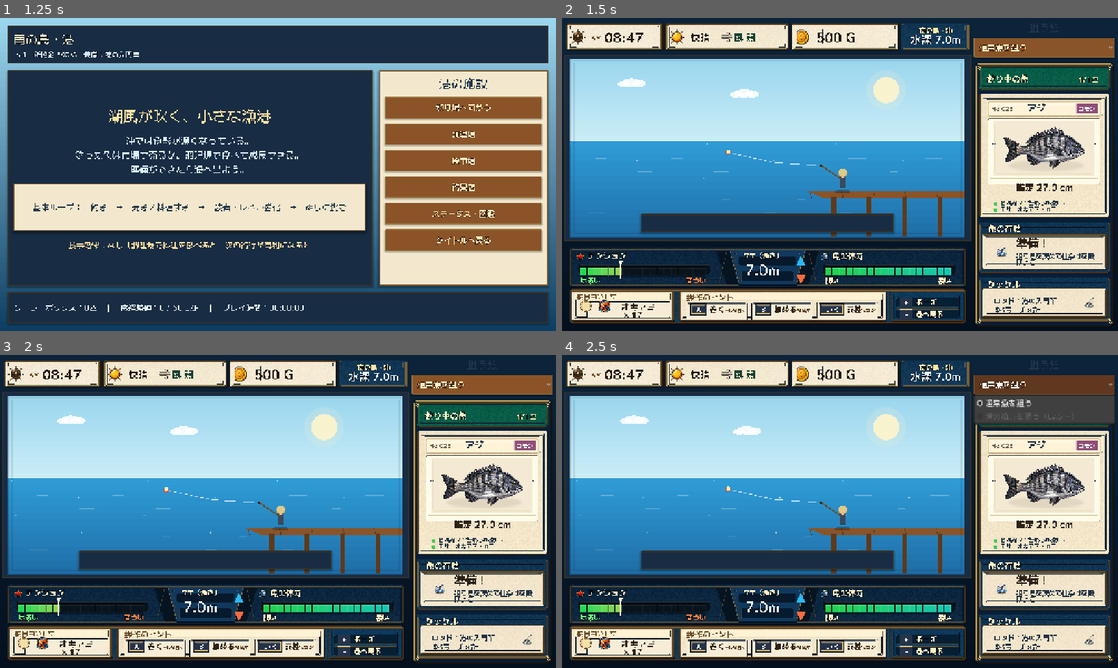
Above: before the commit, frames 1-4 (two rows, left to right).
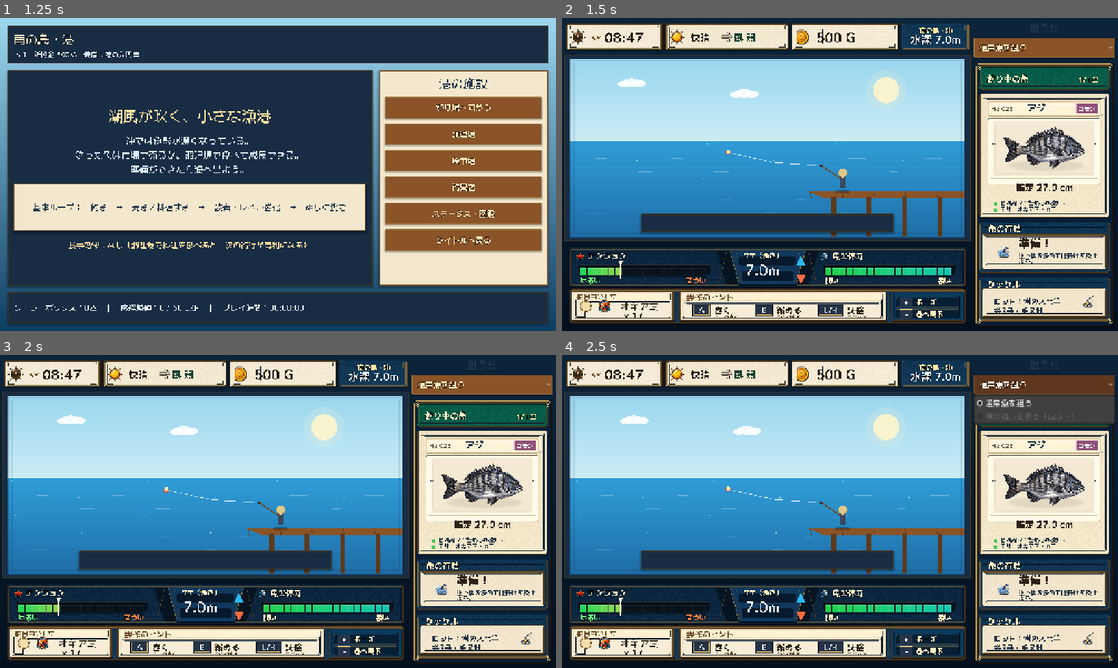
Above: after the commit, the same moments.

Repository: RYUKOU-OKUMURA/tsuri_quest_umi_mvp
Game: Godot game, scene res://scenes/main.tscn
Same seed, same stepped clock (60 frames per second), same inputs: the game is played once before the commit and once after it.
Inputs:
- Up to frame 1 (1.25 s): click "ゲームを始める" at 0.5 s
- Up to frame 2 (1.5 s): click "釣り場へ向かう" at 1.25 s
- Up to frame 3 (2 s): no input
- Up to frame 4 (2.5 s): click "通常魚を狙う" at 2 s

Frame 1 is identical in both runs. In frame 2, 1.2% of the frame differs, in the area x 4-97%, y 70-97%; in frame 3, 1.2%; in frame 4, 1.2%.

Commit message:
Refine fight HUD operation well

Diff:
--- a/src/ui/components/fight_hud.gd
+++ b/src/ui/components/fight_hud.gd
@@ -209,8 +209,8 @@
 		)
 	else:
 		_draw_bait_icon(bait.position + Vector2(82.0 if _hud_frame == null else 95.0, bait.size.y * 0.62))
-	_draw_text(font, "オキアミ", bait.position + Vector2(118.0, bait.size.y * (0.62 if _hud_frame != null else 0.66)), 20, Color("#2b2117"), 0)
-	_draw_text(font, "× 17", bait.position + Vector2(124.0, bait.size.y * (0.86 if _hud_frame != null else 0.92)), 19, Color("#2b2117"), 0)
+	_draw_text(font, "オキアミ", bait.position + Vector2(116.0, bait.size.y * (0.62 if _hud_frame != null else 0.66)), 22 if _hud_frame != null else 20, Color("#2b2117"), 0)
+	_draw_text(font, "× 17", bait.position + Vector2(124.0, bait.size.y * (0.88 if _hud_frame != null else 0.92)), 20 if _hud_frame != null else 19, Color("#2b2117"), 0)
 
 	_draw_panel(hint, Palette.PARCHMENT, Palette.WOOD_DARK, Palette.GOLD)
 	_draw_text(font, "操作のヒント", hint.position + Vector2(18.0, 25.0), 18, Color("#6a4c2b"), 0)
@@ -345,28 +345,23 @@
 
 
 func _draw_key_hint_compact(font: Font, rect: Rect2, key: String, label: String, note: String) -> void:
-	var key_w := 36.0 if key.length() <= 1 else 54.0
-	var key_rect := Rect2(rect.position + Vector2(8.0, 7.0), Vector2(key_w, 24.0))
+	var key_w := 40.0 if key.length() <= 1 else 58.0
+	var key_rect := Rect2(rect.position + Vector2(10.0, 10.0), Vector2(key_w, 26.0))
 	draw_rect(key_rect, Color("#253247"), true)
 	draw_rect(key_rect, Color("#0d1524"), false, 2.0)
 	draw_rect(key_rect.grow(-2.0), Color("#d5b56b"), false, 1.0)
 	draw_line(key_rect.position + Vector2(4.0, 4.0), key_rect.position + Vector2(key_rect.size.x - 4.0, 4.0), Color(1.0, 1.0, 1.0, 0.20), 1.0)
-	var key_size := 16
+	var key_size := 17
 	var key_text_w := font.get_string_size(key, HORIZONTAL_ALIGNMENT_LEFT, -1, key_size).x
-	_draw_text(font, key, key_rect.position + Vector2((key_rect.size.x - key_text_w) * 0.5, 18.0), key_size, Color.WHITE, 1)
-	var label_size := 17
-	var note_size := 10
-	var label_pos := key_rect.position + Vector2(key_rect.size.x + 8.0, 18.0)
+	_draw_text(font, key, key_rect.position + Vector2((key_rect.size.x - key_text_w) * 0.5, 19.0), key_size, Color.WHITE, 1)
+	var label_size := 19
+	var note_size := 9
+	var label_pos := key_rect.position + Vector2(key_rect.size.x + 9.0, 20.0)
 	_draw_text(font, label, label_pos, label_size, Color("#2b2117"), 0)
-	var label_w := font.get_string_size(label, HORIZONTAL_ALIGNMENT_LEFT, -1, label_size).x
-	var note_text := "（%s）" % note
+	var note_text := note
 	var note_w := font.get_string_size(note_text, HORIZONTAL_ALIGNMENT_LEFT, -1, note_size).x
-	var note_x := label_pos.x + label_w + 4.0
-	if note_x + note_w > rect.end.x - 4.0:
-		note_text = note
-		note_w = font.get_string_size(note_text, HORIZONTAL_ALIGNMENT_LEFT, -1, note_size).x
-		note_x = minf(label_pos.x + label_w + 3.0, rect.end.x - note_w - 4.0)
-	_draw_text(font, note_text, Vector2(note_x, key_rect.position.y + 18.0), note_size, Color("#5a4327"), 0)
+	var note_x := minf(label_pos.x, rect.end.x - note_w - 6.0)
+	_draw_text(font, note_text, Vector2(note_x, key_rect.position.y + 31.0), note_size, Color("#5a4327"), 0)
 
 
 func _draw_key_row(font: Font, pos: Vector2, key: String, label: String) -> void:
@@ -386,11 +381,11 @@
 			Rect2(hint.position + Vector2(hint.size.x * 0.35, 30.0), Vector2(hint.size.x * 0.30, hint.size.y - 34.0)),
 			Rect2(hint.position + Vector2(hint.size.x - 128.0, 30.0), Vector2(120.0, 30.0)),
 		]
-	var slot_gap := 10.0
-	var slot_w := (hint.size.x - 40.0 - slot_gap * 2.0) / 3.0
-	var slot_y := hint.position.y + 27.0
-	var slot_h := 39.0
-	var x0 := hint.position.x + 19.0
+	var slot_gap := 0.0
+	var slot_w := (hint.size.x - 44.0) / 3.0
+	var slot_y := hint.position.y + 25.0
+	var slot_h := 45.0
+	var x0 := hint.position.x + 22.0
 	return [
 		Rect2(Vector2(x0, slot_y), Vector2(slot_w, slot_h)),
 		Rect2(Vector2(x0 + slot_w + slot_gap, slot_y), Vector2(slot_w, slot_h)),
--- a/src/ui/components/fight_sidebar.gd
+++ b/src/ui/components/fight_sidebar.gd
@@ -153,12 +153,12 @@
 	if simulator != null:
 		action = simulator.action_name
 		message = simulator.action_message
-	var icon_size := 44.0 if _sidebar_frame != null else 58.0
-	var text_x := 66.0 if _sidebar_frame != null else 78.0
-	_draw_action_icon(body.position + Vector2(33.0, body.size.y * 0.54), icon_size)
-	_draw_text(font, "%s！" % action, body.position + Vector2(text_x, 33.0), 26 if _sidebar_frame != null else 20, Color("#2b2117"), 0)
-	if _sidebar_frame != null:
-		_draw_action_message(font, message, body.position + Vector2(text_x, 44.0), body.size.x - text_x - 10.0)
+	var icon_size := 50.0 if _sidebar_frame != null else 58.0
+	var text_x := 72.0 if _sidebar_frame != null else 78.0
+	_draw_action_icon(body.position + Vector2(38.0, body.size.y * 0.55), icon_size)
+	_draw_text(font, "%s！" % action, body.position + Vector2(text_x, 32.0), 26 if _sidebar_frame != null else 20, Color("#2b2117"), 0)
+	if _sidebar_frame != null:
+		_draw_action_message(font, message, body.position + Vector2(text_x, 43.0), body.size.x - text_x - 8.0)
 	else:
 		_draw_wrapped(font, message, body.position + Vector2(72.0, 36.0), body.size.x - 82.0, 11, Palette.TEXT_DARK, 2)
 
@@ -176,18 +176,18 @@
 	var icon_reserved_width := 12.0
 	if has_tackle_icon:
 		icon_reserved_width = 50.0 if _sidebar_frame != null else 66.0
-	var text_offset := Vector2(15.0, 19.0) if _sidebar_frame != null else Vector2(12.0, 14.0)
+	var text_offset := Vector2(16.0, 20.0) if _sidebar_frame != null else Vector2(12.0, 14.0)
 	var text_width := body.size.x - icon_reserved_width - text_offset.x
 	var lines: Array[String] = [
 		"ロッド：%s" % rod_name,
 		"糸3号・チヌ針",
 	]
-	var tackle_font_size := 16 if _sidebar_frame != null else 12
-	var tackle_line_gap := 21.0 if _sidebar_frame != null else 16.0
+	var tackle_font_size := 17 if _sidebar_frame != null else 12
+	var tackle_line_gap := 22.0 if _sidebar_frame != null else 16.0
 	for i in range(lines.size()):
 		_draw_wrapped(font, lines[i], body.position + text_offset + Vector2(0.0, float(i) * tackle_line_gap), text_width, tackle_font_size, Palette.TEXT_DARK, 1, tackle_font_size + 3.0)
 	if _tackle_card_icon != null or _icons != null:
-		var icon_rect := Rect2(body.end - Vector2(48.0, 55.0), Vector2(42.0, 42.0)) if _sidebar_frame != null else Rect2(body.end - Vector2(50.0, 50.0), Vector2(40.0, 40.0))
+		var icon_rect := Rect2(body.end - Vector2(54.0, 60.0), Vector2(48.0, 48.0)) if _sidebar_frame != null else Rect2(body.end - Vector2(50.0, 50.0), Vector2(40.0, 40.0))
 		_draw_tackle_icon(icon_rect)
 	else:
 		_draw_simple_rod(body.position + Vector2(body.size.x - 62.0, body.size.y - 24.0))
@@ -267,8 +267,8 @@
 
 func _draw_action_message(font: Font, text: String, pos: Vector2, max_width: float) -> void:
 	var first_stop := text.find("！")
-	var font_size := 15 if _sidebar_frame != null else 13
-	var gap := 15.0 if _sidebar_frame != null else 16.0
+	var font_size := 14 if _sidebar_frame != null else 13
+	var gap := 14.0 if _sidebar_frame != null else 16.0
 	if first_stop > 0 and first_stop < text.length() - 1:
 		var first := text.left(first_stop + 1)
 		var second := text.substr(first_stop + 1)
Binary file changed: assets/showcase/underwater/fight_hud_frame.png
Not shown, changed: design-qa.md
Not shown, changed: docs/11_underwater_fight_showcase.md
Not shown, changed: tools/generate_underwater_ui_frame_assets.py
